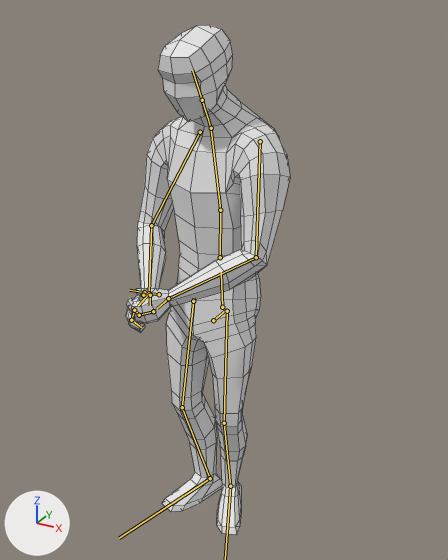
A saved change to the FBX model Assets/Graphics/Models/Guy/Guy_Reeling.fbx.
Camera for both pictures: a camera (50 mm lens) standing at (0.0433, -0.0753, 0.0375) and looking at (-0.0006, 0.0044, -0.0024). Arrows for +X, +Y and +Z are at lower left; the lights stay in place. Both versions are drawn at frame 10 of the action 'GuyReeling'; the numbers are the values there. The bones that bend it are drawn over the model as lines. Mesh edges are drawn as thin lines.

The first picture shows 'GuyMesh'.
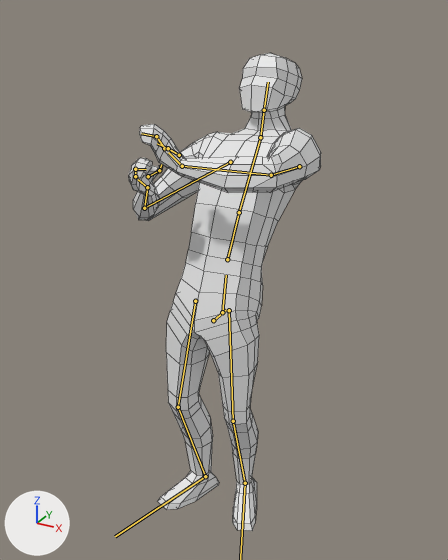
Location of each change, (x1, y1, x2, y2) in pixels of the pictures (448 x 560 px):
```json
{"object": "GuyMesh", "change": "posed", "before": [126, 25, 290, 534], "after": [129, 53, 321, 531], "on screen": "17% wider, 6% shorter"}
{"bone": "Hip", "before": "(222, 307) to (221, 272)", "after": "(222, 312) to (226, 275)"}
{"bone": "Torso", "before": "(220, 257) to (220, 210)", "after": "(227, 259) to (239, 212)"}
{"bone": "Chest", "before": "(220, 210) to (211, 130)", "after": "(239, 212) to (260, 139)"}
{"bone": "Bicep_L", "before": "(260, 141) to (256, 257)", "after": "(299, 166) to (271, 175)"}
{"bone": "Forearm_L", "before": "(256, 257) to (168, 298)", "after": "(271, 175) to (182, 166)"}
{"bone": "Wrist_L", "before": "(168, 298) to (157, 308)", "after": "(182, 166) to (168, 152)"}
{"bone": "Forefinger_L", "before": "(153, 311) to (139, 315)", "after": "(164, 148) to (156, 136)"}
{"bone": "Fingertip_L", "before": "(139, 315) to (132, 307)", "after": "(156, 136) to (141, 133)"}
{"bone": "ThumbJoint_L", "before": "(159, 294) to (144, 292)", "after": "(179, 155) to (168, 148)"}
{"bone": "Bicep_R", "before": "(200, 132) to (151, 225)", "after": "(230, 162) to (144, 208)"}
{"bone": "Forearm_R", "before": "(151, 225) to (149, 293)", "after": "(144, 208) to (147, 187)"}
{"bone": "Thigh_L", "before": "(227, 311) to (224, 423)", "after": "(229, 310) to (233, 421)"}
{"bone": "Thigh_R", "before": "(193, 301) to (182, 407)", "after": "(195, 301) to (178, 407)"}
{"bone": "Shin_R", "before": "(182, 407) to (210, 478)", "after": "(178, 407) to (205, 476)"}
```

The change, as JSON lines over the scene's bpy script:
```json
{"block": "bone_hip", "where": "bone_hip = bpy.data.objects['Guy'].pose.bones['Hip']  # child of 'Root'"}
{"op": "set", "path": "bone_hip.location", "old": "(0.0, -0.19, 0.07)", "new": "(0.0, -0.28, 0.1)"}
{"op": "set", "path": "bone_hip.rotation_quaternion", "old": "(0.991, -0.13, -0.043, 0.006)", "new": "(0.965, -0.259, -0.043, 0.008)", "note": "degrees (-15, -5, 1) -> degrees (-30, -5, 2)"}
{"block": "bone_torso", "where": "bone_torso = bpy.data.objects['Guy'].pose.bones['Torso']  # child of 'Hip'"}
{"op": "set", "path": "bone_torso.rotation_quaternion", "old": "(0.991, 0.13, -0.043, -0.006)", "new": "(0.998, 0.036, -0.044, -0.001)", "note": "degrees (15, -5, -1) -> degrees (4, -5, 0)"}
{"block": "bone_chest", "where": "bone_chest = bpy.data.objects['Guy'].pose.bones['Chest']  # child of 'Torso'"}
{"op": "set", "path": "bone_chest.rotation_quaternion", "old": "(0.996, 0.087, 0.0, 0.0)", "new": "(0.998, -0.059, 0.0, 0.018)", "note": "degrees (10, 0, 0) -> degrees (-7, 0, 2)"}
{"block": "bone_bicep_l", "where": "bone_bicep_l = bpy.data.objects['Guy'].pose.bones['Bicep_L']  # child of 'Chest'"}
{"op": "set", "path": "bone_bicep_l.location", "old": "(0.0, 0.0, 0.0)", "new": "(0.17, 0.27, -0.1)"}
{"op": "set", "path": "bone_bicep_l.rotation_quaternion", "old": "(0.936, -0.304, -0.176, -0.002)", "new": "(0.895, -0.354, -0.061, -0.264)", "note": "degrees (-37, -19, 6) -> degrees (-39, -17, -27)"}
{"block": "bone_forearm_l", "where": "bone_forearm_l = bpy.data.objects['Guy'].pose.bones['Forearm_L']  # child of 'Bicep_L'"}
{"op": "set", "path": "bone_forearm_l.rotation_quaternion", "old": "(0.931, -0.312, 0.0, 0.19)", "new": "(0.792, -0.522, 0.0, 0.318)", "note": "degrees (-36, 7, 21) -> degrees (-61, 19, 32)"}
{"block": "bone_wrist_l", "where": "bone_wrist_l = bpy.data.objects['Guy'].pose.bones['Wrist_L']  # child of 'Forearm_L'"}
{"op": "set", "path": "bone_wrist_l.rotation_quaternion", "old": "(0.95, 0.0, 0.0, -0.311)", "new": "(0.927, 0.067, 0.023, -0.369)", "note": "degrees (0, 0, -36) -> degrees (6, 5, -43)"}
{"block": "bone_forefinger_l", "where": "bone_forefinger_l = bpy.data.objects['Guy'].pose.bones['Forefinger_L']  # child of 'Wrist_L'"}
{"op": "set", "path": "bone_forefinger_l.rotation_quaternion", "old": "(0.983, -0.035, -0.18, 0.009)", "new": "(0.921, 0.116, 0.034, -0.369)", "note": "degrees (-4, -21, 2) -> degrees (11, 9, -43)"}
{"block": "bone_fingertip_l", "where": "bone_fingertip_l = bpy.data.objects['Guy'].pose.bones['Fingertip_L']  # child of 'Forefinger_L'"}
{"op": "set", "path": "bone_fingertip_l.rotation_quaternion", "old": "(0.767, 0.252, 0.0, 0.59)", "new": "(0.913, 0.16, 0.0, 0.375)", "note": "degrees (24, -17, 71) -> degrees (17, -7, 44)"}
{"block": "bone_thumbjoint_l", "where": "bone_thumbjoint_l = bpy.data.objects['Guy'].pose.bones['ThumbJoint_L']  # child of 'Wrist_L'"}
{"op": "set", "path": "bone_thumbjoint_l.rotation_quaternion", "old": "(0.997, 0.037, -0.047, 0.052)", "new": "(0.988, 0.142, -0.029, -0.063)", "note": "degrees (4, -6, 6) -> degrees (16, -2, -8)"}
{"block": "bone_bicep_r", "where": "bone_bicep_r = bpy.data.objects['Guy'].pose.bones['Bicep_R']  # child of 'Chest'"}
{"op": "set", "path": "bone_bicep_r.location", "old": "(0.0, 0.0, 0.0)", "new": "(-0.07, 0.15, -0.11)"}
{"op": "set", "path": "bone_bicep_r.rotation_quaternion", "old": "(0.955, -0.269, 0.12, -0.019)", "new": "(0.96, -0.107, 0.256, 0.034)", "note": "degrees (-32, 13, -6) -> degrees (-13, 30, 1)"}
{"block": "bone_forearm_r", "where": "bone_forearm_r = bpy.data.objects['Guy'].pose.bones['Forearm_R']  # child of 'Bicep_R'"}
{"op": "set", "path": "bone_forearm_r.rotation_quaternion", "old": "(0.933, -0.308, 0.0, -0.187)", "new": "(0.746, -0.569, 0.0, -0.346)", "note": "degrees (-35, -7, -21) -> degrees (-67, -23, -34)"}
{"block": "bone_thigh_l", "where": "bone_thigh_l = bpy.data.objects['Guy'].pose.bones['Thigh_L']  # child of 'Hip'"}
{"op": "set", "path": "bone_thigh_l.rotation_quaternion", "old": "(0.976, 0.014, -0.209, -0.06)", "new": "(0.963, 0.161, -0.187, -0.107)", "note": "degrees (3, -24, -8) -> degrees (22, -19, -16)"}
{"block": "bone_thigh_r", "where": "bone_thigh_r = bpy.data.objects['Guy'].pose.bones['Thigh_R']  # child of 'Hip'"}
{"op": "set", "path": "bone_thigh_r.rotation_quaternion", "old": "(0.992, 0.014, 0.119, 0.025)", "new": "(0.985, 0.118, 0.107, 0.061)", "note": "degrees (2, 14, 3) -> degrees (15, 11, 9)"}
{"block": "bone_shin_r", "where": "bone_shin_r = bpy.data.objects['Guy'].pose.bones['Shin_R']  # child of 'Thigh_R'"}
{"op": "set", "path": "bone_shin_r.rotation_quaternion", "old": "(0.979, 0.206, 0.0, 0.007)", "new": "(0.973, 0.232, 0.0, 0.008)", "note": "degrees (24, 0, 1) -> degrees (27, 0, 1)"}
```
